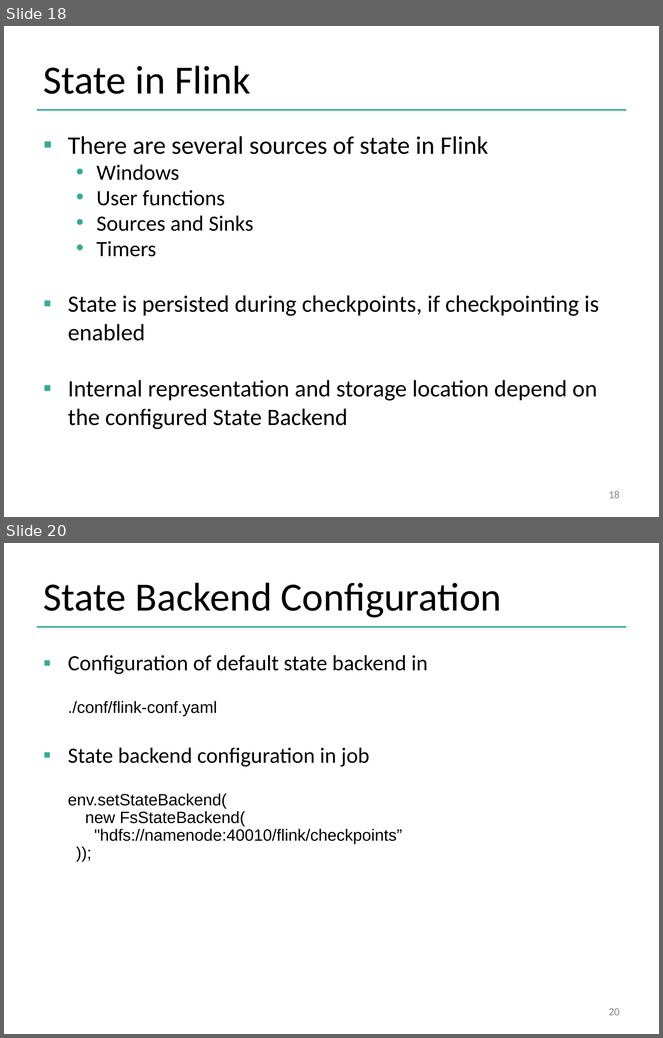
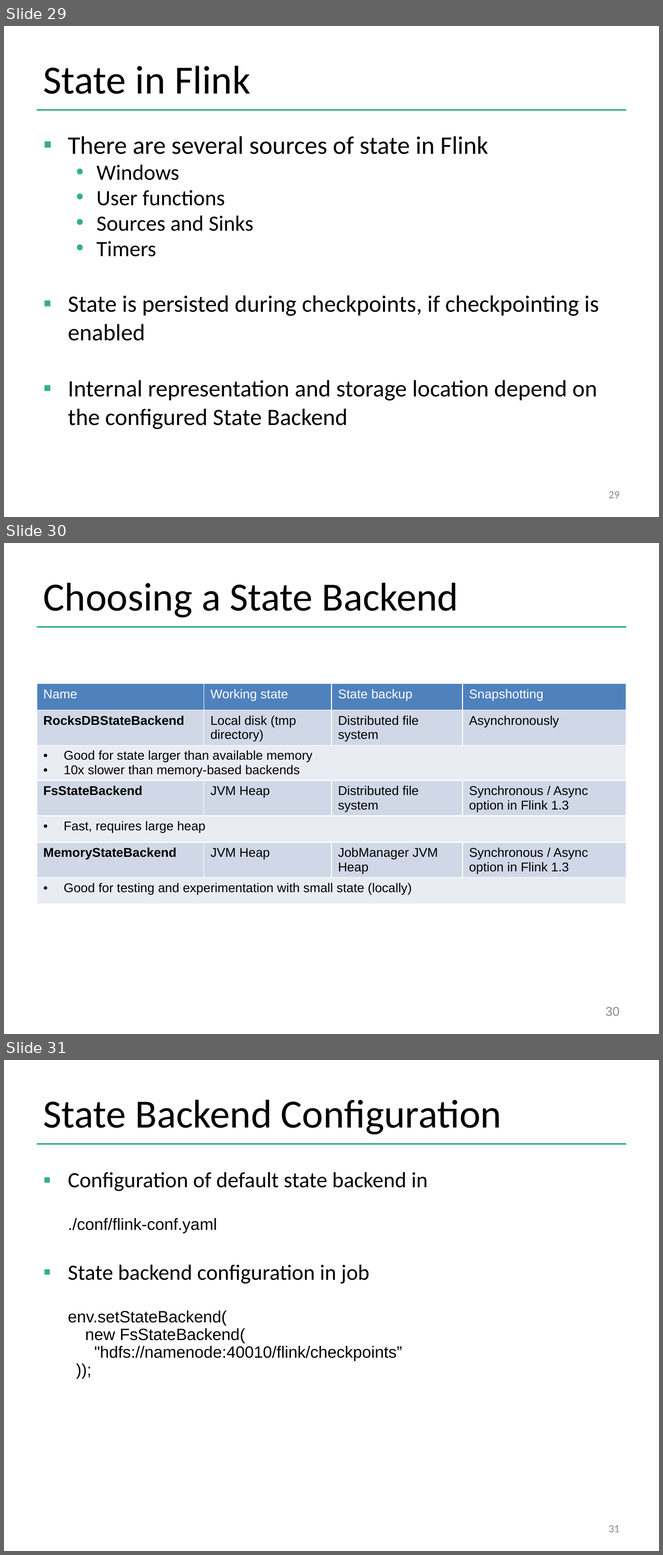
Before and after one commit to dataArtisans/flink-training-web, a slide deck: slides/flink_stream_statefulOps.pptx. Shown one above the other, each under a label of ours: slides 18 and 20 before the commit, slides 29, 30 and 31 after it; the slides between them are not shown. The pictures are 663x1038 and 663x1555 pixels, drawn with LibreOffice and Linux fonts; fonts in the diff are those of the drawing; background and template pictures are left out. Boxes give left, top, right and bottom in pixels: in the first picture for what was removed or moved away, otherwise in the second. Text is boxed around its words. In the diff, an @@ line names an element or a change of style, - is before the commit and + after.

```diff
--- a/slides/flink_stream_statefulOps.pptx
+++ b/slides/flink_stream_statefulOps.pptx
@@ slide 30 added at (4, 543, 659, 1034), background #FFFFFF; not listed: 1 template element that a slide beside it also shows @@
@@ title added at (44, 583, 458, 618), 44 pt, text #000000 @@
+Choosing a State Backend
@@ table added at (37, 684, 626, 912), 7 rows, 4 columns @@
+Name | Working state | State backup | Snapshotting
+RocksDBStateBackend | Local disk (tmp directory) | Distributed file system | Asynchronously
+Good for state larger than available memory / 10x slower than memory-based backends |  |  | 
+FsStateBackend | JVM Heap | Distributed file system | Synchronous / Async option in Flink 1.3
+Fast, requires large heap |  |  | 
+MemoryStateBackend | JVM Heap | JobManager JVM Heap | Synchronous / Async option in Flink 1.3
+Good for testing and experimentation with small state (locally) |  |  | 
@@ page number added at (606, 1007, 620, 1016), 14 pt, text #8C8C8C @@
+30
@@ what was slide 18 is now slide 29 @@
@@ page number at (609, 491, 620, 499): text changed @@
-18
+29
@@ what was slide 20 is now slide 31 @@
@@ page number at (609, 1525, 620, 1533): text changed @@
-20
+31
```
Also in this commit, not shown: 4 slides changed, 16 other slides added, 1 slide removed, 6 other files.
